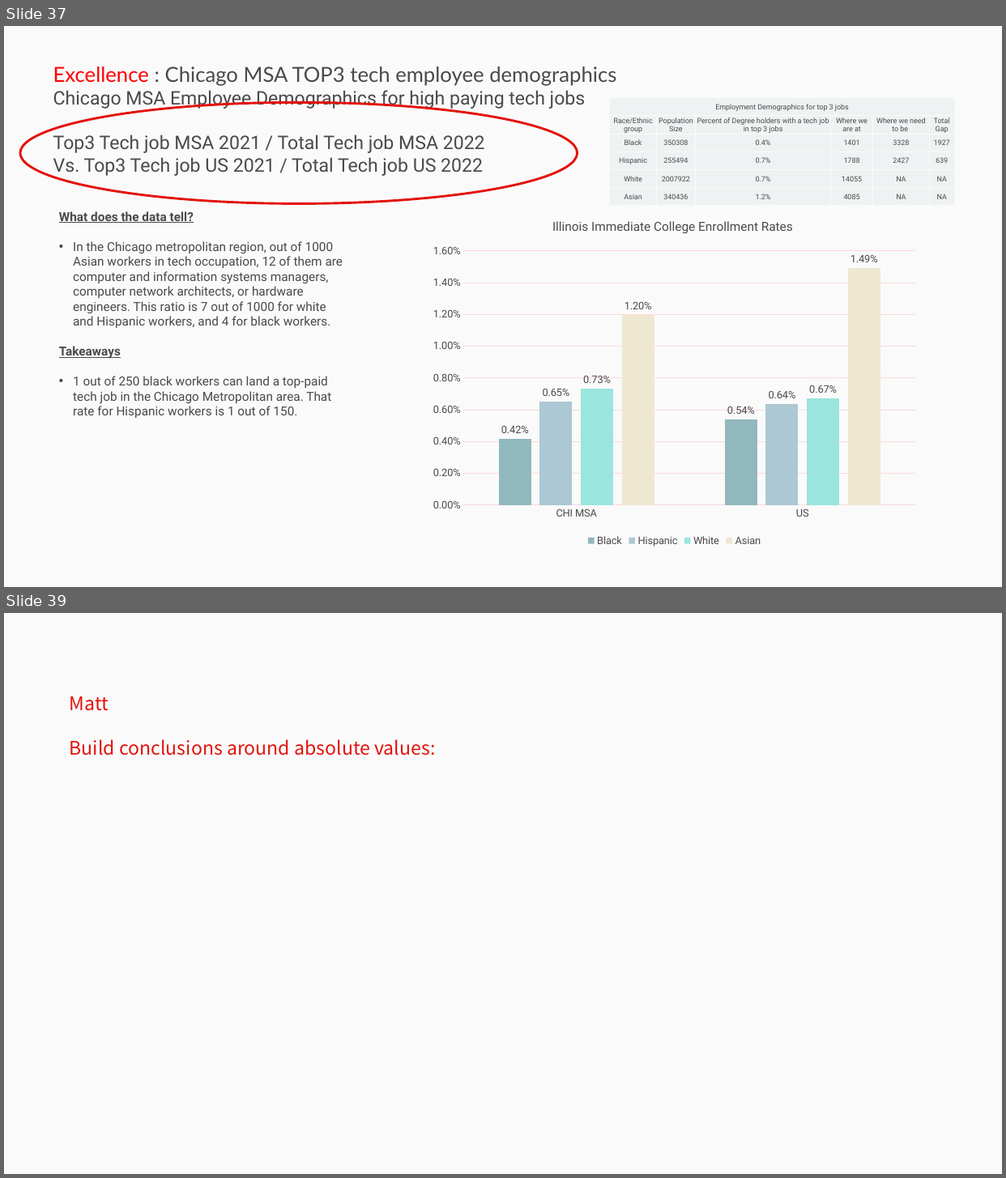
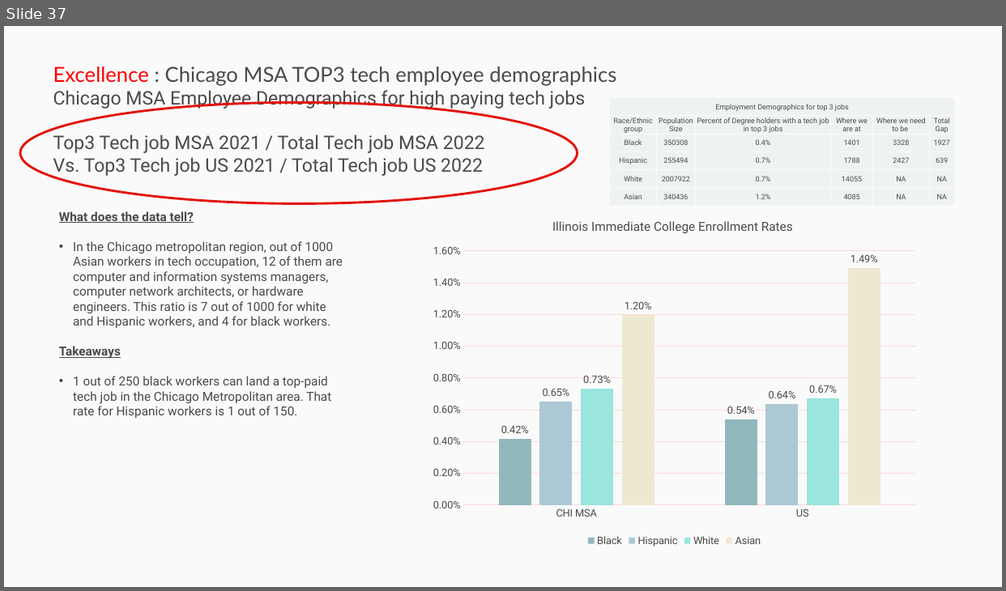
Before and after one commit to p33chicago/P33-DEI-dashboard-project, a slide deck: docs/Contents_TBD.pptx. Shown one above the other, each under a label of ours: slides 37 and 39 before the commit, slide 37 after it; the slides between them are not shown. The pictures are 1006x1178 and 1006x591 pixels, drawn with LibreOffice and Linux fonts; fonts in the diff are those of the drawing. Boxes give left, top, right and bottom in pixels: in the first picture for what was removed or moved away, otherwise in the second. Text is boxed around its words. In the diff, an @@ line names an element or a change of style, - is before the commit and + after.

```diff
--- a/docs/Contents_TBD.pptx
+++ b/docs/Contents_TBD.pptx
@@ slide 39 removed at [4,613,1002,1174], background #FAFAFA @@
@@ rectangle removed at [4,613,1002,1174] @@
@@ text removed at [70,696,435,756] @@
-Matt
-Build conclusions around absolute values:
```
Also in this commit, not shown: 1 slide changed, 1 slide added, 9 other slides removed.
